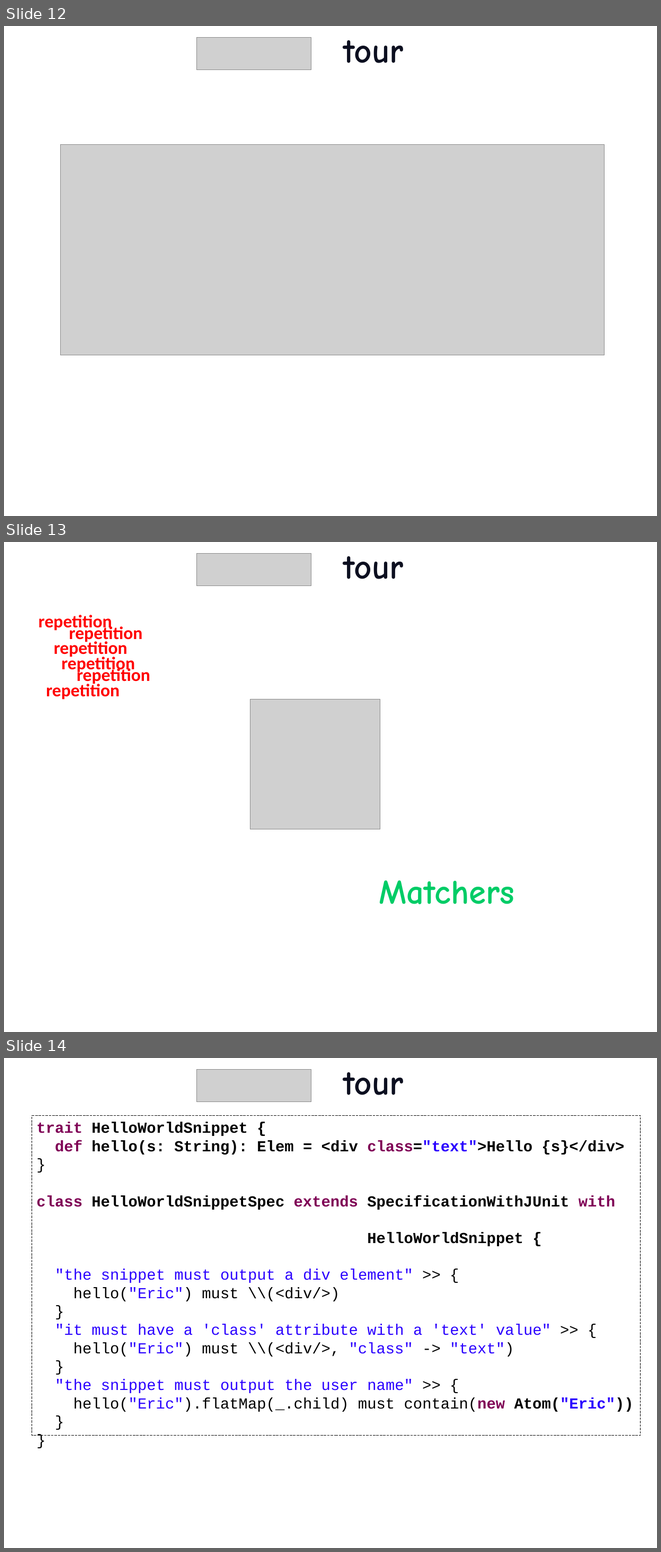
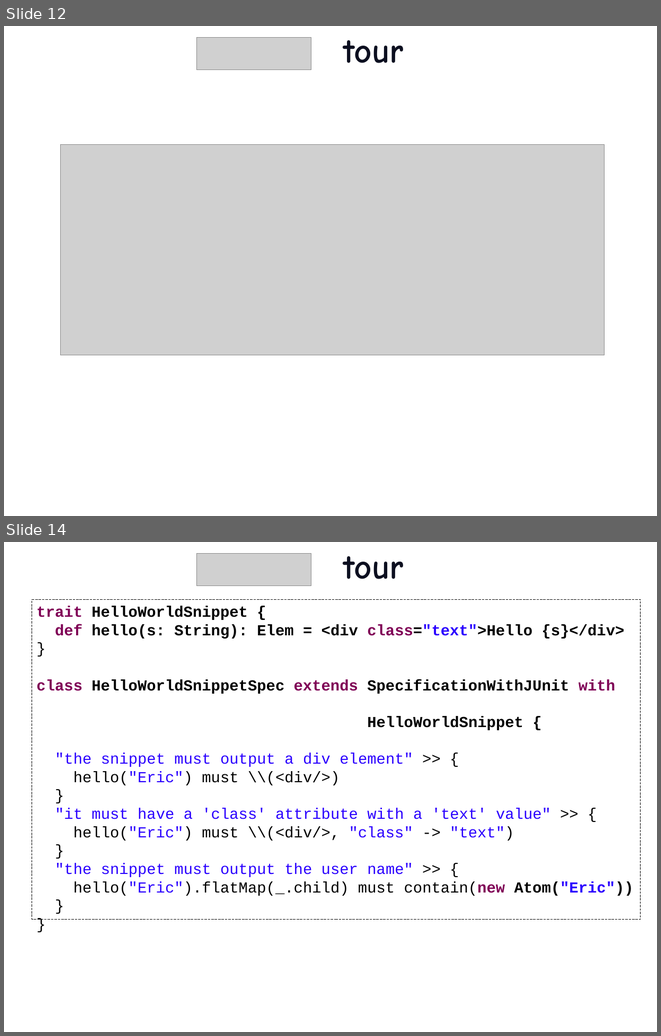
Before and after one commit to etorreborre/oscon-2010, a slide deck: src/main/resources/oscon_2010_specs.pptx. Shown one above the other, each under a label of ours: slides 12, 13 and 14 before the commit, slides 12 and 14 after it; the slides between them are not shown. The pictures are 661x1552 and 661x1036 pixels, drawn with LibreOffice and Linux fonts; fonts in the diff are those of the drawing; grey boxes stand for pictures; background and template pictures are left out. Boxes give left, top, right and bottom in pixels: in the first picture for what was removed or moved away, otherwise in the second. Text is boxed around its words. In the diff, an @@ line names an element or a change of style, - is before the commit and + after.

```diff
--- a/src/main/resources/oscon_2010_specs.pptx
+++ b/src/main/resources/oscon_2010_specs.pptx
@@ slide 13 removed at box(4, 542, 657, 1032), background picture (left out) @@
@@ picture removed at box(196, 554, 311, 585) @@
@@ title removed at box(344, 556, 404, 579) @@
-tour
@@ text removed at box(38, 615, 112, 632) @@
-repetition
@@ text removed at box(69, 624, 143, 643) @@
-repetition
@@ text removed at box(54, 640, 127, 659) @@
-repetition
@@ text removed at box(61, 655, 135, 674) @@
-repetition
@@ text removed at box(77, 666, 150, 685) @@
-repetition
@@ text removed at box(46, 681, 120, 699) @@
-repetition
@@ picture removed at box(250, 699, 380, 829) @@
@@ text removed at box(379, 880, 514, 904) @@
-Matchers
```
Also in this commit, not shown: 2 slides changed, 5 slides added, 3 other files.
